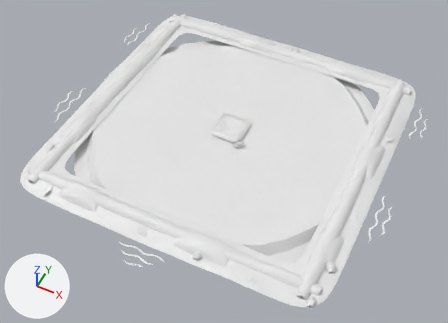
The glTF model creator-build-project/assets/bundles/region_coast/models/coast_board.glb: old version first, new version second.
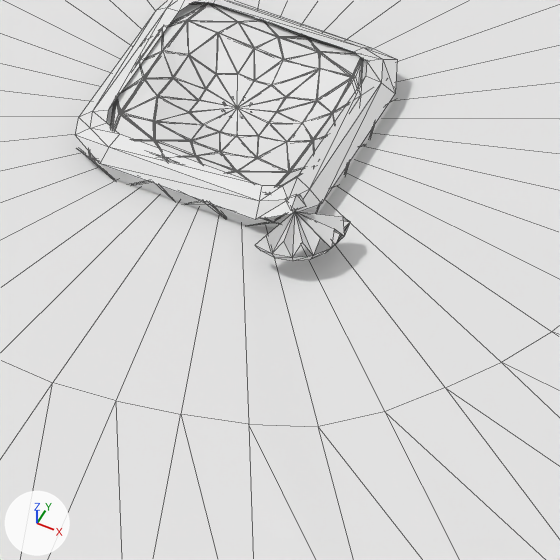
Old and new are each drawn whole from a camera (50 mm lens) standing at (5.36, -11.11, 12.48) and looking at (0.21, -0.82, -0.39) and again close up on the part from 45% to 60% of the width and 35% to 57% of the height. The axes (+X, +Y, +Z) are drawn at lower left. The lights are the same throughout. The older version's two pictures come first. The close-ups show mesh edges as thin lines. Vertices at exactly the same position are counted once.

Script lines for the objects in view, before the commit:
```python
me_beacon_line = bpy.data.meshes.new('beacon_line')
me_beacon_line.from_pydata(...)  # 63 vertices, 80 faces; spans x -0.47..0.62, y -0.62..0.47, z 0.1..0.27
me_slab_3 = bpy.data.meshes.new('slab_3')
me_slab_3.from_pydata(...)  # 113 vertices, 210 faces; spans x -0.466..0.469, y -0.466..0.467, z -0.03..0.169
me_slab_5 = bpy.data.meshes.new('slab_5')
me_slab_5.from_pydata(...)  # 113 vertices, 210 faces; spans x -0.466..0.469, y -0.469..0.471, z -0.03..0.171
ob_beacon_line = bpy.data.objects.new('beacon_line', me_beacon_line)
ob_beacon_line.location = (0.0, 0.0, 0.0)
ob_slab_3 = bpy.data.objects.new('slab_3', me_slab_3)
ob_slab_3.location = (0.0, 0.0, 0.0)
ob_slab_5 = bpy.data.objects.new('slab_5', me_slab_5)
ob_slab_5.location = (0.0, 0.0, 0.0)
# also in view: 'slab_0' at (0.0, 0.0, 0.07); 'slab_2' at (0.0, 0.0, 0.07); 'slab_4' at (0.0, 0.0, 0.07); 'reef_base' at (0.0, 0.08, -0.05); 'slab_1' at (0.0, 0.0, 0.07)
```
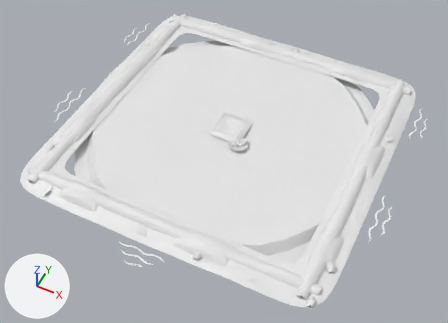
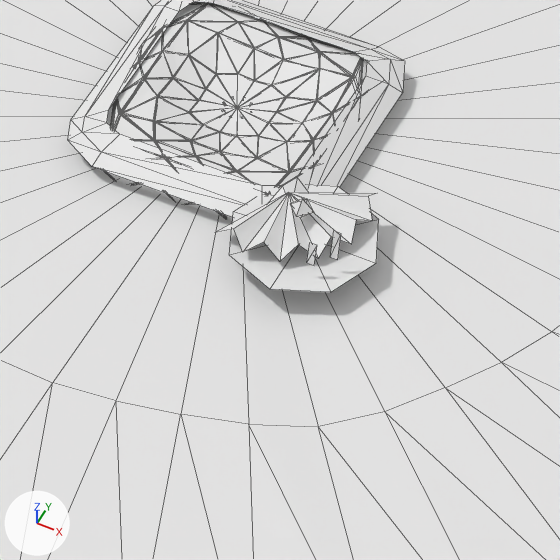
Where the change shows, as pixel boxes (x1, y1, x2, y2) in the close-ups (560 x 560 px; the box of a moved part takes in the faces that stretch with it):
'beacon_line', reshaped: before (75, 0, 397, 261); after (68, 0, 405, 292)
part 1 of me_beacon_line, moved or reshaped: before (286, 194, 306, 211); after (290, 199, 314, 217)
part 2 of me_beacon_line, added: after (215, 192, 377, 262)
part 3 of me_beacon_line, deleted: before (255, 211, 350, 261)
part 4 of me_beacon_line, moved or reshaped: before (75, 0, 397, 220); after (68, 0, 405, 292)

What the commit changed:
me_beacon_line is used by ob_beacon_line; location (0.0, 0.0, 0.0).
me_beacon_line had 63 vertices, 80 faces and spanned x -0.47..0.62, y -0.62..0.47, z 0.1..0.27.
me_beacon_line now has 73 vertices, 80 faces and spans x -0.49..0.77, y -0.77..0.49, z 0.109..0.32.
me_beacon_line part 1: the loose piece of 6 vertices spanning x 0.395..0.475, y -0.475..-0.395, z 0.19..0.27 is scaled about its middle by (1.13, 1.13, 1.12), then moved by (0.044, -0.044, 0.035).
me_beacon_line part 2: a new loose piece of 14 vertices spanning x 0.232..0.688, y -0.688..-0.232, z 0.185..0.235.
me_beacon_line part 3: the loose piece of 21 vertices spanning x 0.365..0.62, y -0.62..-0.365, z 0.1..0.205 is deleted.
Part 4, on me_beacon_line:
24 vertices are removed from x -0.47..0.47, y -0.47..0.47, z 0.113..0.17.
48 faces are deleted.
41 vertices are added at x -0.49..0.77, y -0.77..0.49, z 0.109..0.32.
60 new faces join them.
